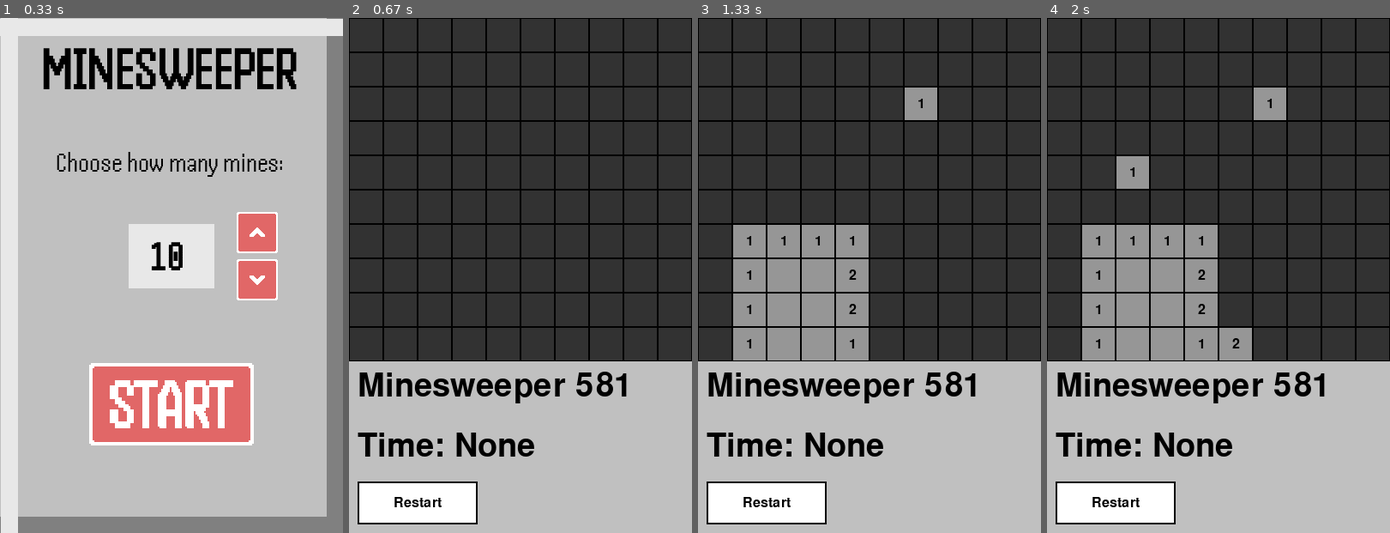
Above: before the commit, frames 1-4 (left to right).
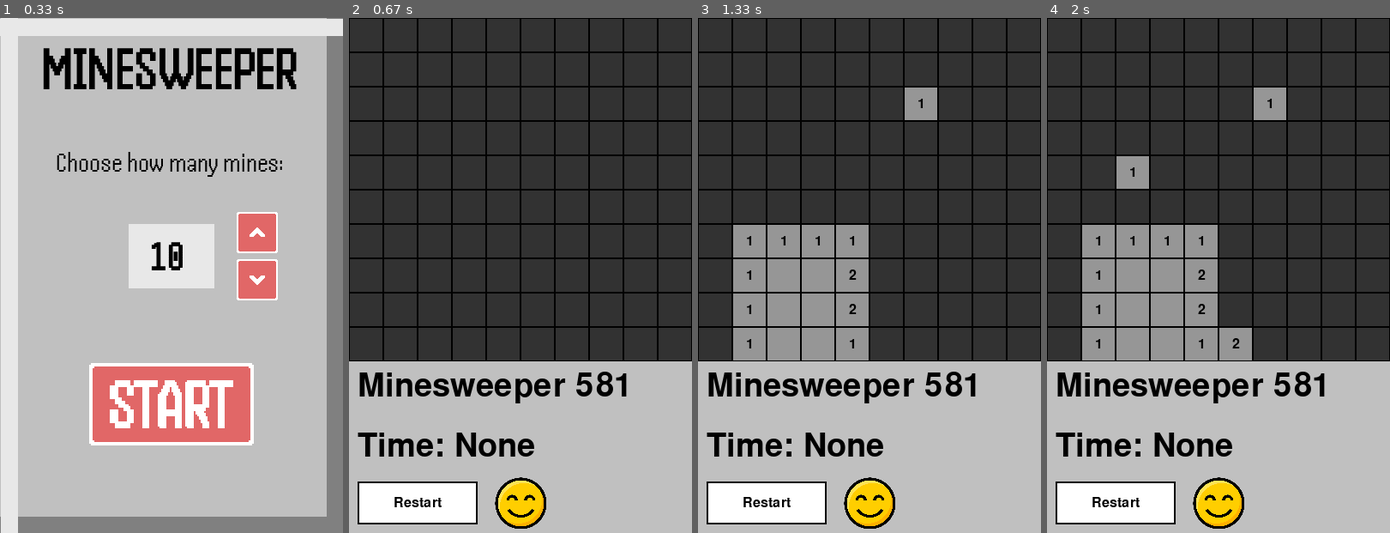
Above: after the commit, the same moments.

Repository: ColinTreanor/581Minesweeper2025
Game: pygame game, started from pygame_main.py
The game is run twice, just before and just after one commit, with the same random seed, the same clock (stepped at 60 frames per second) and the same inputs.
Inputs (mouse positions are in pixels of both pictures, inside the frame that each line leads up to):
- Up to frame 1 (0.33 s): no input
- Up to frame 2 (0.67 s): click (520, 404) at 0.38 s
- Up to frame 3 (1.33 s): click (787, 280) at 0.72 s; click (917, 95) at 1.05 s
- Up to frame 4 (2 s): right-click (1136, 172) at 1.38 s; click (1221, 327) at 1.72 s

Frame 1 is identical in both runs. In frame 2, 1.2% of the frame differs, in the area x 42-58%, y 89-100%; in frame 3, 1.2%; in frame 4, 1.2%.

Commit message:
Update UI_engine.py

Diff:
--- a/UI_engine.py
+++ b/UI_engine.py
@@ -117,7 +117,6 @@
 
     def DisplayPlayingScreen(surface : pygame.display, boardState : Board, time): #have to update all things calling this to include time as a param
         surface.fill(START_BG_COLOR)
-        surface.blit(emoji_play, (surface.get_width()//2-25,50))
 
         GRAY = (150, 150, 150) #we can probably make these global vars for the rest of the screens
         RED   = (255, 0, 0)
@@ -143,6 +142,10 @@
         button_text = font.render("Restart", True, BLACK)
         text_rect = button_text.get_rect(center=restart_rect.center)
         surface.blit(button_text, text_rect)
+
+        emoji_rect= emoji_play.get_rect()
+        emoji_rect.midleft = (restart_rect.right + 20, restart_rect.centery)
+        surface.blit(emoji_play, emoji_rect)
 
         for r in range(boardState.board.board_size):
             for c in range(boardState.board.board_size):
